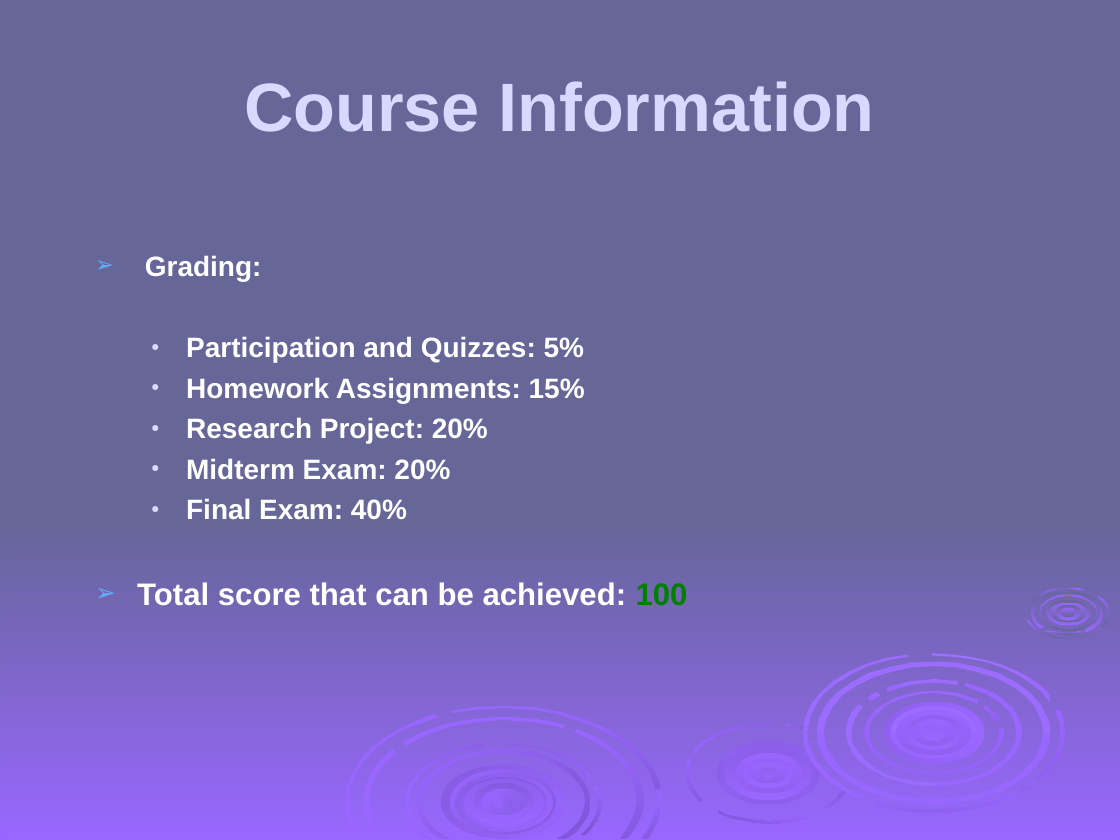
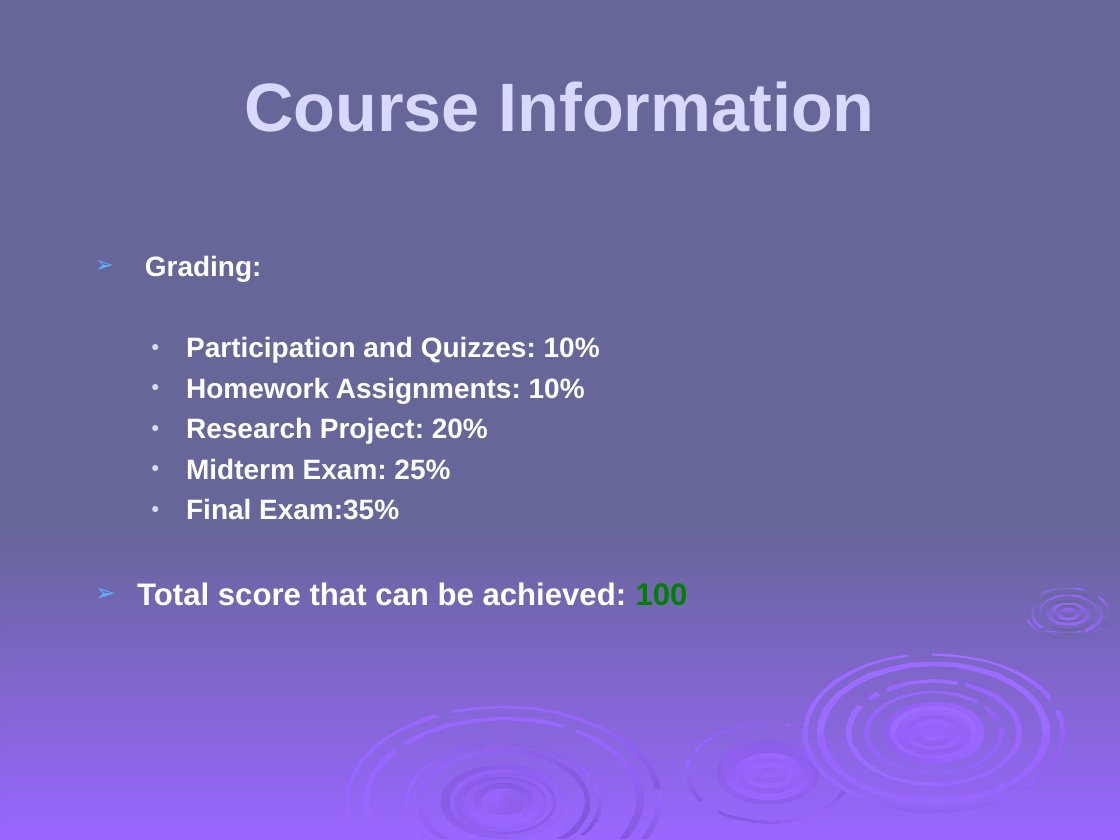
Before and after one commit to HatimAlsuwat/HatimAlsuwat.github.io, a slide deck: slide 4 of Applied Cryptography/ch01.ppt (slide 5 before the commit). Drawn at 1120x840 pixels with LibreOffice and Linux fonts; fonts in the diff are those of the drawing; background and template pictures are left out. Boxes give left, top, right and bottom in pixels: in the first picture for what was removed or moved away, otherwise in the second. Text is boxed around its words. In the diff, an @@ line names an element or a change of style, - is before the commit and + after.

```diff
--- a/Applied Cryptography/ch01.ppt
+++ b/Applied Cryptography/ch01.ppt
@@ text at (186, 336, 600, 403): text changed @@
-  ● Participation and Quizzes: 5%
-  ● Homework Assignments: 15%
+  ● Participation and Quizzes: 10%
+  ● Homework Assignments: 10%
@@ text at (186, 458, 450, 520): text changed @@
-  ● Midterm Exam: 20%
-  ● Final Exam: 40%
+  ● Midterm Exam: 25%
+  ● Final Exam:35%
```
Also in this commit, not shown: 5 other slides changed, 1 slide removed, 1 other file.
